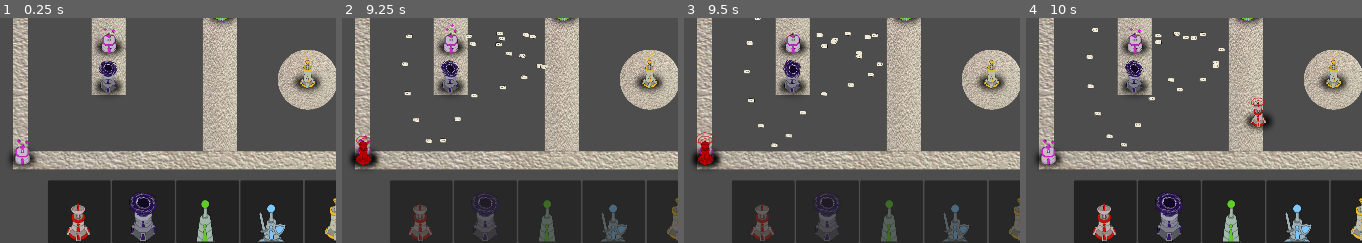
Above: before the commit, frames 1-4 (left to right).
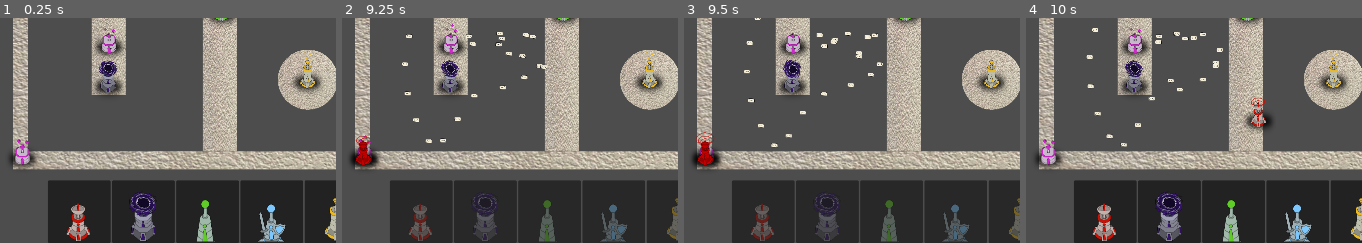
Above: after the commit, the same moments.

Repository: ryupold/ld59
Game: Godot game, scene res://scenes/test_sender.tscn
Same seed, same stepped clock (60 frames per second), same inputs: the game is played once before the commit and once after it. This scene is started directly instead of the project's main scene. The engine's default icon, where the game draws it, is replaced by a stand-in: a white triangle on a blue panel in a dark square.
Inputs (mouse positions are % of the whole screen's width and height, from its top left):
- Up to frame 1 (0.25 s): no input
- Up to frame 2 (9.25 s): click (12, 93) at 0.52 s; drag from (46, 61) to (16, 54) at 1.27 s; drag from (16, 54) to (46, 61) at 2.02 s; move the mouse to (3, 78) at 2.77 s; click (3, 78) at 2.92 s; drag from (46, 35) to (46, 61) at 3.52 s; drag from (33, 46) to (3, 78) at 4.27 s; drag from (58, 49) to (3, 78) at 5.02 s; move the mouse to (33, 36) at 5.77 s; click (33, 36) at 5.92 s; drag from (16, 62) to (3, 78) at 6.52 s; drag from (66, 35) to (3, 78) at 7.27 s; drag from (17, 11) to (3, 78) at 8.02 s; move the mouse to (3, 78) at 8.77 s; click (3, 78) at 8.92 s
- Up to frame 3 (9.5 s): no input
- Up to frame 4 (10 s): drag from (35, 70) to (46, 35) at 9.52 s
The pictures show only the part of the screen within x 0-50%, y 50-100%; the shares and areas given below are measured in that part.

Frames 1-3 are identical in both runs. In frame 4, 0.1% of the frame differs, in the area x 38-60%, y 7-29%.

Commit message:
Fix walltower Collision

Diff:
--- a/ld59-game/entities/towers/tower.gd
+++ b/ld59-game/entities/towers/tower.gd
@@ -1,6 +1,6 @@
 @abstract class_name Tower extends Node2D
 
-@export var effectArea: Area2D
+@export var effectArea: CollisionObject2D
 @export var towerboundary: Area2D
 var packetsColliding: Array[Packet]
 var _followsMouse := false
@@ -15,7 +15,7 @@
 @export var debug := true
 
 func _ready() -> void:
-	if effectArea != null:
+	if effectArea != null and effectArea is Area2D:
 		effectArea.body_entered.connect(enterCollision)
 		effectArea.body_exited.connect(exitCollision)
 
@@ -25,6 +25,7 @@
 
 func _physics_process(delta: float) -> void:
 	handleFollowMouse()
+	handleDisableEffect()
 	if not disableEffect:
 		doEffect(delta)
 
@@ -58,12 +59,17 @@
 		elif event.pressed and event.button_index == MOUSE_BUTTON_RIGHT and debug and not GameState._isDragging:
 			print("Right mouse button clicked at:", event.position)
 			pickup()
+		elif event.pressed and event.button_index == MOUSE_BUTTON_RIGHT and GameState._isDragging:
+			followsMouse = false
+			queue_free()
 
 func handleDisableEffect() -> void:
+	if effectArea == null: return
+	var shape: CollisionShape2D = effectArea.get_child(0)
 	if disableEffect:
-		effectArea.body_entered.disconnect(enterCollision)
-		var shape: CollisionShape2D = effectArea.get_child(0)
 		shape.disabled = true
+	else:
+		shape.disabled = false
 
 func doEffect(delta: float) -> void:
 	pass
--- a/ld59-game/entities/towers/wall/wall_tower.tscn
+++ b/ld59-game/entities/towers/wall/wall_tower.tscn
@@ -9,9 +9,10 @@
 [sub_resource type="RectangleShape2D" id="RectangleShape2D_vbyka"]
 size = Vector2(128, 20)
 
-[node name="WallTower" type="Node2D" unique_id=943450675 node_paths=PackedStringArray("towerboundary")]
+[node name="WallTower" type="Node2D" unique_id=943450675 node_paths=PackedStringArray("effectArea", "towerboundary")]
 scale = Vector2(5, 5)
 script = ExtResource("1_vbyka")
+effectArea = NodePath("StaticBody2D")
 towerboundary = NodePath("TowerBoundary")
 
 [node name="Sprite2D" type="Sprite2D" parent="." unique_id=1470504276]
